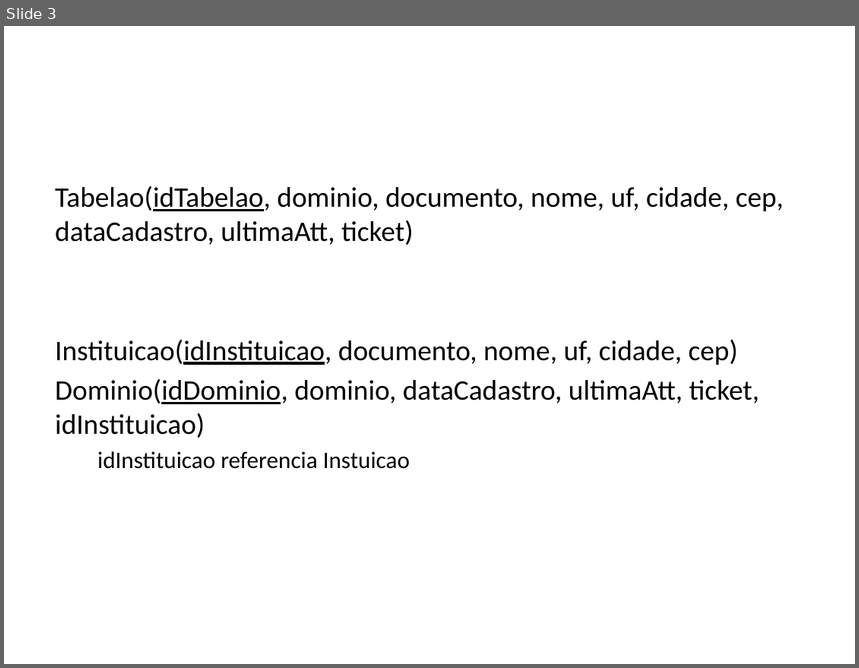
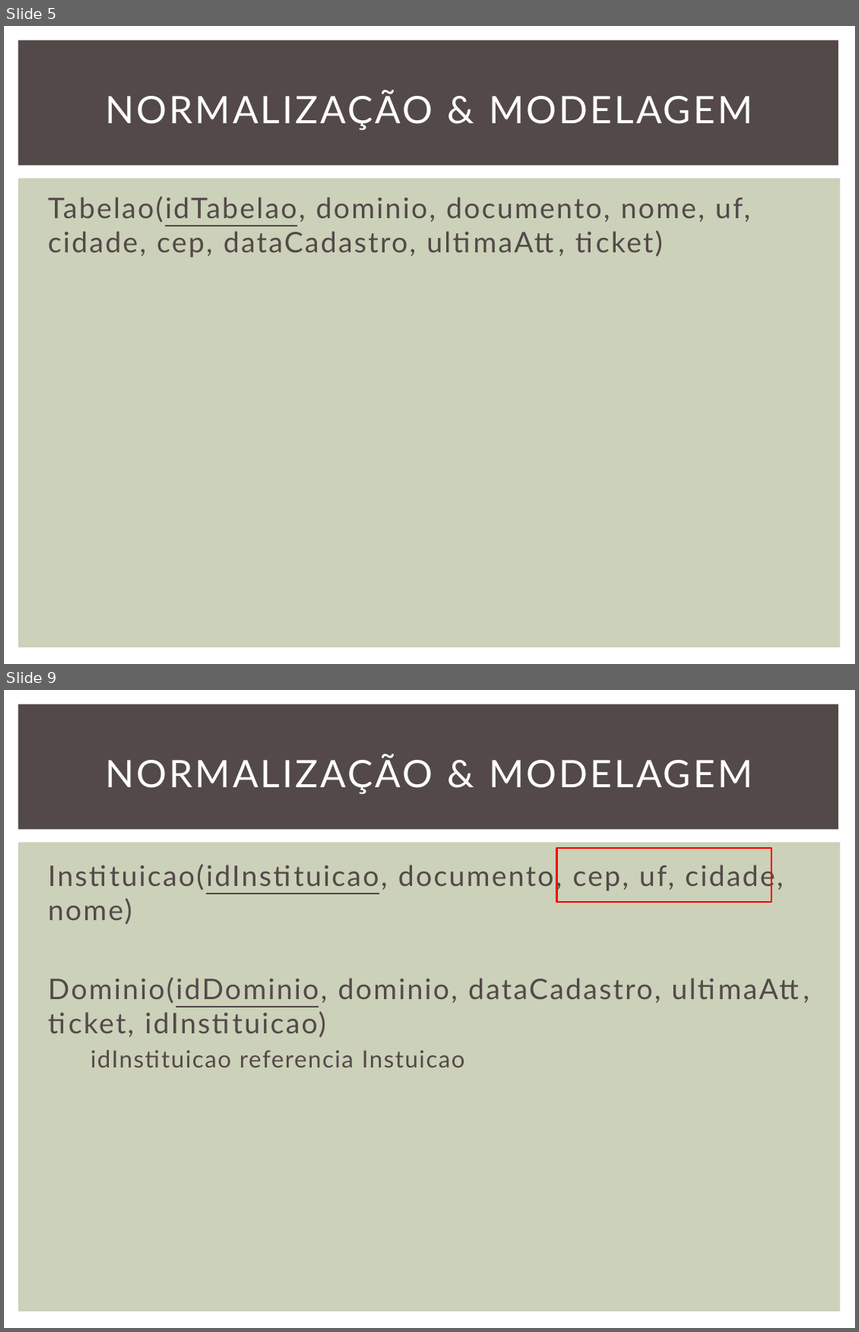
Before and after one commit to notzilly/fundBD-elc119, a slide deck: apresentacao.pptx. Shown one above the other, each under a label of ours: slide 3 before the commit, slides 5 and 9 after it; the slides between them are not shown. The pictures are 859x668 and 859x1332 pixels, drawn with LibreOffice and Linux fonts; fonts in the diff are those of the drawing. Boxes give left, top, right and bottom in pixels: in the first picture for what was removed or moved away, otherwise in the second. Text is boxed around its words. In the diff, an @@ line names an element or a change of style, - is before the commit and + after.

```diff
--- a/apresentacao.pptx
+++ b/apresentacao.pptx
@@ slide 9 added at [4, 690, 855, 1328], background #FFFFFF; not listed: 2 template elements that a slide beside it also shows @@
@@ title added at [105, 755, 753, 794], 32 pt, text #FFFFFF @@
+NORMALIZAÇÃO & MODELAGEM
@@ rectangle added at [557, 848, 772, 902], outline #FF0000 1.5 pt @@
@@ text added at [48, 861, 783, 1068], 24 pt, text #534949 @@
+Instituicao(idInstituicao, documento, cep, uf, cidade, nome)
+Dominio(idDominio, dominio, dataCadastro, ultimaAtt, ticket, idInstituicao)
+  idInstituicao referencia Instuicao
@@ what was slide 3 is now slide 5 @@
@@ slide 5 changed as well @@
@@ rectangle added at [18, 40, 839, 166], fill #534949 @@
@@ title added at [105, 91, 753, 130], 32 pt, text #FFFFFF @@
+NORMALIZAÇÃO & MODELAGEM
@@ rectangle added at [18, 178, 841, 648], fill #CCD1B9 @@
@@ text "Tabelao(idTabelao, dominio, documento, nome, uf, ...": place and size @@
-text "Tabelao(idTabelao, dominio, documento, nome, uf, ..." at [55, 186, 784, 469]
+text "Tabelao(idTabelao, dominio, documento, nome, uf, ..." at [48, 196, 750, 258]
@@ text "Tabelao(idTabelao, dominio, documento, nome, uf, ..." at [48, 196, 750, 258]: font Calibri to Lato, text colour #000000 to #534949, letter spacing 0 to 1.5 pt @@
@@ text at [55, 340, 759, 469]: paragraphs removed @@
-Instituicao(idInstituicao, documento, nome, uf, cidade, cep)
-Dominio(idDominio, dominio, dataCadastro, ultimaAtt, ticket, idInstituicao)
-  idInstituicao referencia Instuicao
```
Also in this commit, not shown: 1 other slide changed, 9 other slides added, 3 slides removed, 6 other files.
